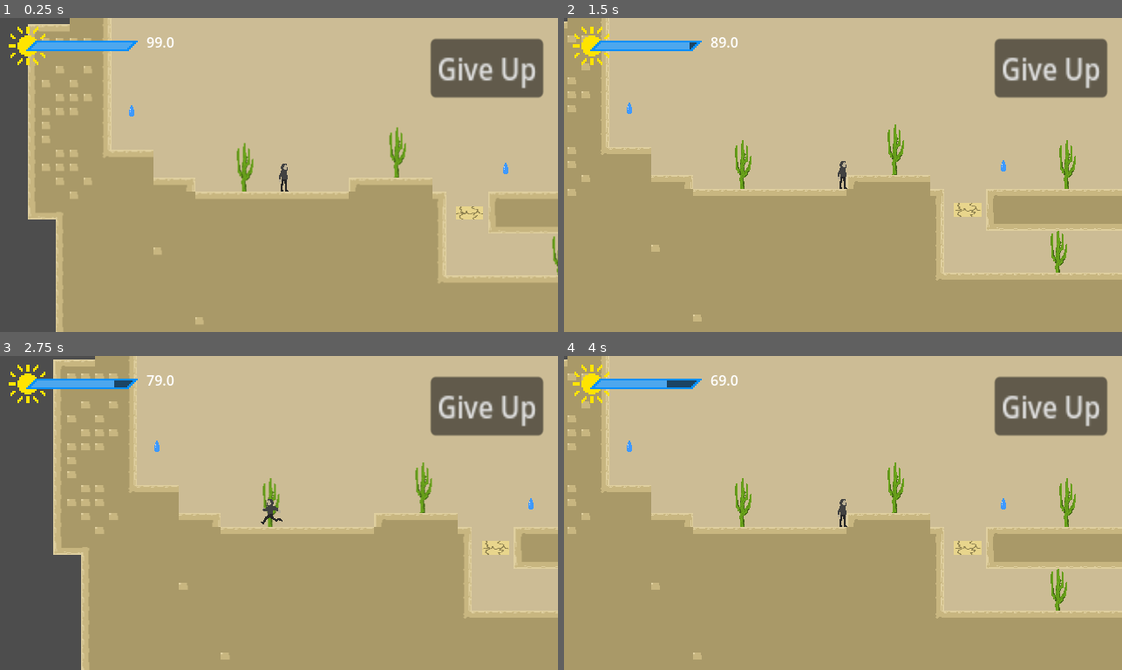
Above: before the commit, frames 1-4 (two rows, left to right).
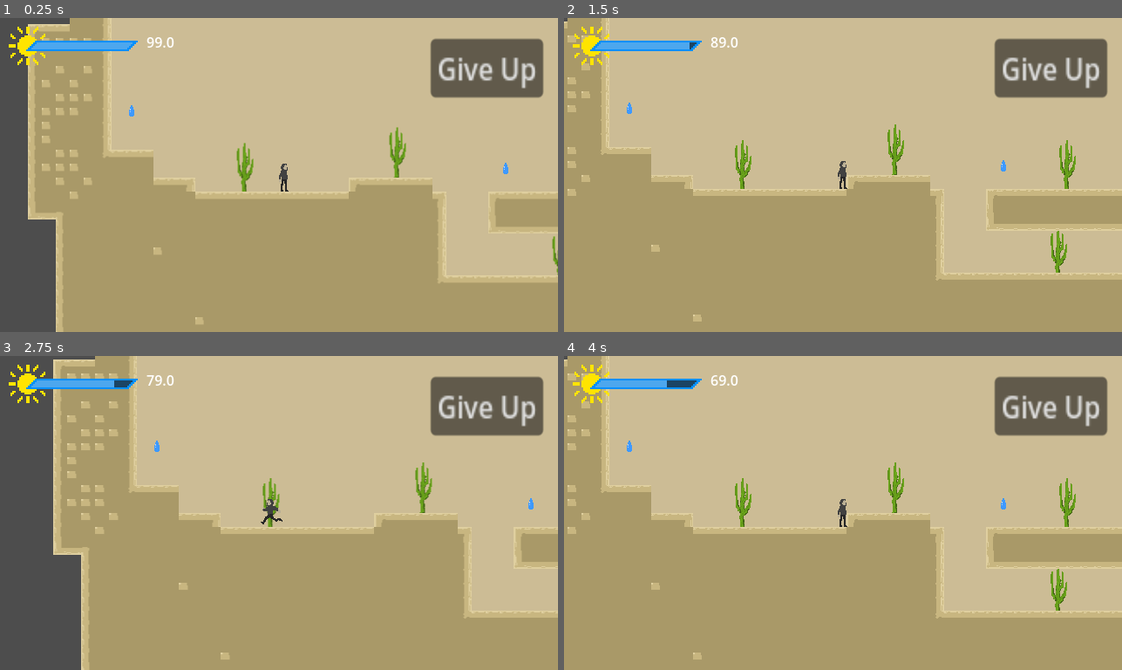
Above: after the commit, the same moments.

Repository: Aterlone/MasseyGameJam
Game: Godot game, scene res://main.tscn
Same seed, same stepped clock (60 frames per second), same inputs: the game is played once before the commit and once after it.
Inputs:
- Up to frame 1 (0.25 s): no input
- Up to frame 2 (1.5 s): tap Enter (ui_accept) at 0.5, 0.6, 0.77, 1.07, 1.35 s; hold Right (ui_right) from 0.53 s (still down)
- Up to frame 3 (2.75 s): tap Enter (ui_accept) at 1.52, 1.82, 2.1 s; release Right (ui_right) at 2.03 s; hold Left (ui_left) from 2.03 s (still down)
- Up to frame 4 (4 s): release Left (ui_left) at 2.78 s; hold Right (ui_right) from 2.78 s (still down); tap Enter (ui_accept) at 2.85, 3.02, 3.32, 3.6, 3.77 s

The runs differ from the first frame. In frame 1, 0.2% of the frame differs, in the area x 81-87%, y 60-65%; in frame 2, 0.2%, in the area x 69-75%, y 58-64%; in frame 3, 0.2%; in frame 4, 0.2%.

Commit message:
collapsing platforms now respawn

Diff:
--- a/Misc/collapsPlatform.gd
+++ b/Misc/collapsPlatform.gd
@@ -9,11 +9,18 @@
 	time+=1
 	$"../StaticBody2D/Sprite2D".position += Vector2(0, sin(time)*2)
 
-func _on_timer_timeout() -> void:
+func _on_area_entered(area: Area2D) -> void:
+	set_process(true)
+	#HOW LONG THE PLATFORM TAKES TO BREAK
+	$"../breakTimer".start(1)
+
+func _on_break_timer_timeout() -> void:
 	get_node("../StaticBody2D/Sprite2D").visible = false
 	get_node("../StaticBody2D/CollisionShape2D").disabled = true
+	set_process(false)
+	#HOW LONG THE PLATFORM TAKES TO RESPAWN
+	$"../restoreTimer".start(5.0)
 
-
-func _on_area_entered(area: Area2D) -> void:
-	set_process(true)
-	$"../Timer".start(0.7)
+func _on_restore_timer_timeout() -> void:
+	get_node("../StaticBody2D/Sprite2D").visible = true
+	get_node("../StaticBody2D/CollisionShape2D").disabled = false
--- a/Misc/collapsPlatform.tscn
+++ b/Misc/collapsPlatform.tscn
@@ -29,8 +29,13 @@
 position = Vector2(0, -9)
 shape = SubResource("RectangleShape2D_xyoml")
 
-[node name="Timer" type="Timer" parent="."]
+[node name="breakTimer" type="Timer" parent="."]
 wait_time = 2.0
+one_shot = true
+
+[node name="restoreTimer" type="Timer" parent="."]
+one_shot = true
 
 [connection signal="area_entered" from="Area2D" to="Area2D" method="_on_area_entered"]
-[connection signal="timeout" from="Timer" to="Area2D" method="_on_timer_timeout"]
+[connection signal="timeout" from="breakTimer" to="Area2D" method="_on_break_timer_timeout"]
+[connection signal="timeout" from="restoreTimer" to="Area2D" method="_on_restore_timer_timeout"]
--- a/level_1.tscn
+++ b/level_1.tscn
@@ -1,11 +1,10 @@
-[gd_scene load_steps=10 format=4 uid="uid://bwnkl77idxjup"]
+[gd_scene load_steps=9 format=4 uid="uid://bwnkl77idxjup"]
 
 [ext_resource type="PackedScene" uid="uid://dusrftt1q7hkb" path="res://objects/waterdrop.tscn" id="1_3hls8"]
 [ext_resource type="Texture2D" uid="uid://b1e3qjryy32xh" path="res://Misc/cactus.png" id="1_rka8t"]
 [ext_resource type="Script" uid="uid://bk1bf37xv1x5a" path="res://Misc/Door.gd" id="2_hbghi"]
 [ext_resource type="PackedScene" uid="uid://d2ltot4cgc2nk" path="res://tiles/collision_tiles.tscn" id="3_hn12h"]
 [ext_resource type="Texture2D" uid="uid://cq4q10u1w82xu" path="res://objects/door.png" id="3_ihfcg"]
-[ext_resource type="PackedScene" uid="uid://ckjlo8mtlnnps" path="res://Misc/collapsPlatform.tscn" id="5_rka8t"]
 
 [sub_resource type="RectangleShape2D" id="RectangleShape2D_ilcil"]
 size = Vector2(1209, 66)
@@ -138,9 +137,6 @@
 position = Vector2(1, 0)
 tile_map_data = PackedByteArray("AAAMABUAAQABAAEAAAAMABQAAQABAAEAAAAMABMAAQABAAEAAAALABUAAQABAAEAAAALABQAAQABAAEAAAALAB …(62400 unchanged characters)…
 
-[node name="CollapsPlatform" parent="." instance=ExtResource("5_rka8t")]
-position = Vector2(444, 312)
-
 [connection signal="body_entered" from="Door" to="Door" method="_on_body_entered"]
 [connection signal="body_exited" from="Door" to="Door" method="_on_body_exited"]
 [connection signal="body_entered" from="Door3" to="Door3" method="_on_body_entered"]
